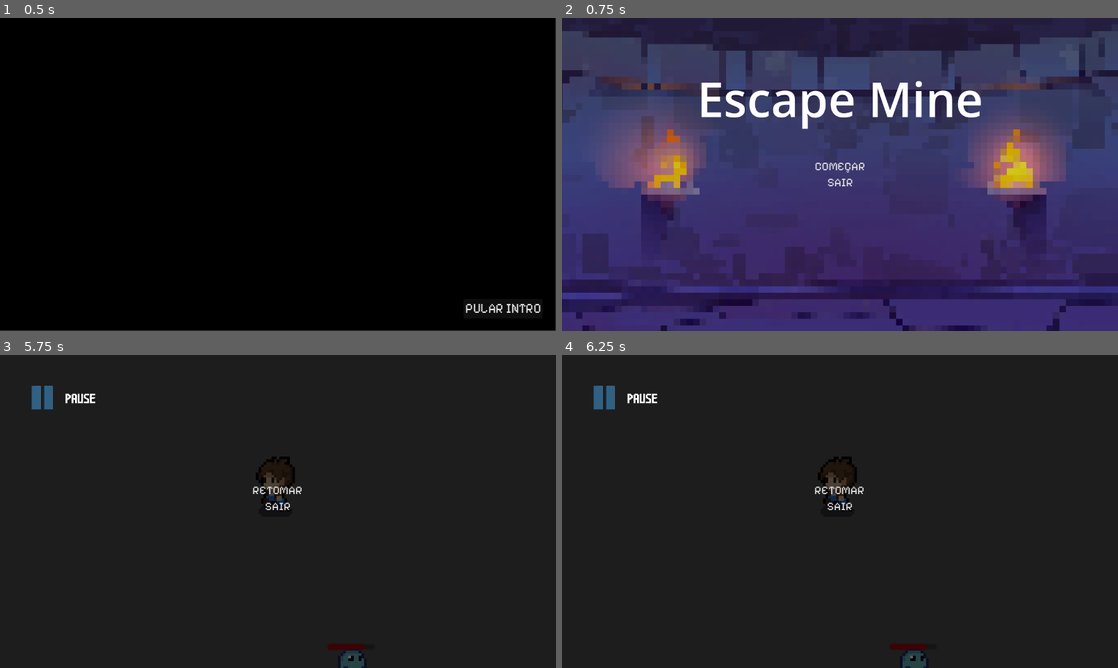
Above: before the commit, frames 1-4 (two rows, left to right).
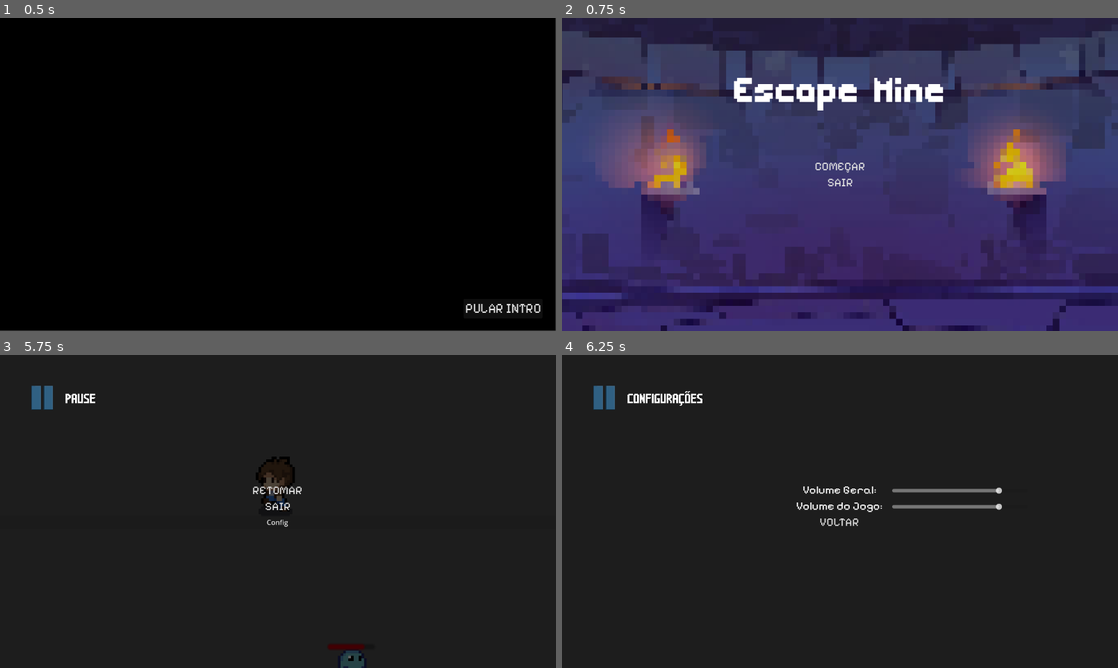
Above: after the commit, the same moments.

Repository: BellaFGS/EscapeMine
Game: Godot game, scene res://telas/intro_video.tscn
Two runs of this game, one before a commit and one after it. Both use one fixed random seed, a clock stepped at 60 frames per second and the inputs below. Video files are missing from this copy of the repository; at most half a second of black plays in their place.
Inputs (mouse positions are in pixels of both pictures, inside the frame that each line leads up to):
- Up to frame 1 (0.5 s): no input
- Up to frame 2 (0.75 s): click "PULAR INTRO" at 0.5 s
- Up to frame 3 (5.75 s): click "COMEÇAR" at 1.25 s; move the mouse to (400, 495) at 2.02 s; hold D (right) 2.03-2.78 s; click (400, 495) at 2.1 s; move the mouse to (166, 527) at 2.77 s; hold S (down) 2.78-3.53 s; click (166, 527) at 2.85 s; move the mouse to (333, 442) at 3.52 s; hold D (right) 3.53-4.28 s; click (333, 442) at 3.6 s; move the mouse to (250, 574) at 4.27 s; hold Up (up) 4.28-5.03 s; click (250, 574) at 4.35 s; move the mouse to (444, 558) at 5.02 s; hold A (left) from 5.03 s (still down); click (444, 558) at 5.1 s; tap Escape (ui_cancel) at 5.65 s
- Up to frame 4 (6.25 s): release A (left) at 5.75 s; click (840, 520) at 5.75 s, where only the run after the commit has a clickable "Config"

Frame 1 is identical in both runs. In frame 2, 3.0% of the frame differs, in the area x 25-76%, y 19-36%; in frame 3, less than 0.1%; in frame 4, 1.9%.

Commit message:
sons e tela de config

Diff:
--- /dev/null
+++ b/escape-mine/scripts/tela_config.gd
@@ -0,0 +1,21 @@
+extends CanvasLayer
+
+
+@onready var musica_fundo: AudioStreamPlayer2D = $musica_fundo
+@onready var ctr_geral: HSlider = $ctr_geral
+
+# Called when the node enters the scene tree for the first time.
+func _ready() -> void:
+	pass # Replace with function body.
+
+
+# Called every frame. 'delta' is the elapsed time since the previous frame.
+func _process(delta: float) -> void:
+	pass
+
+func _on_btn_voltar_pressed() -> void:
+	get_tree().paused = false
+	visible = false
+
+func _on_ctr_geral_value_changed(value: float) -> void:
+	musica_fundo.volume_db = value
--- a/escape-mine/scripts/tela_pause.gd
+++ b/escape-mine/scripts/tela_pause.gd
@@ -22,3 +22,7 @@
 
 func _on_btn_sair_pressed() -> void:
 	get_tree().quit()
+
+func _on_btn_config_pressed() -> void:
+	get_tree().paused = false
+	get_tree().change_scene_to_file("res://telas/tela_config.tscn")
--- /dev/null
+++ b/escape-mine/telas/tela_config.tscn
@@ -0,0 +1,97 @@
+[gd_scene format=3 uid="uid://dtl4pntx6ekjs"]
+
+[ext_resource type="Script" uid="uid://brev50rvm7hfi" path="res://scripts/tela_config.gd" id="1_lgoop"]
+[ext_resource type="Theme" uid="uid://b31pt65ykruq8" path="res://telas/Temas/new_theme.tres" id="2_76fbb"]
+[ext_resource type="FontFile" uid="uid://cbi0bu6cyx80o" path="res://telas/Temas/PixelifySans-VariableFont_wght.ttf" id="2_78uk1"]
+[ext_resource type="Texture2D" uid="uid://yaay6v72jgqh" path="res://sprites/artes/btn Pause.png" id="3_78uk1"]
+[ext_resource type="FontFile" uid="uid://bthhehoyceric" path="res://telas/Temas/Sonic Advanced 2.ttf" id="4_8huyt"]
+[ext_resource type="AudioStream" uid="uid://cm1bc40ay1skt" path="res://sounds/sons_gameplay/musica_de_fundo.mp3" id="5_p3w5a"]
+
+[node name="Tela_Config" type="CanvasLayer" unique_id=1788756212]
+process_mode = 3
+script = ExtResource("1_lgoop")
+
+[node name="fundo_tela" type="ColorRect" parent="." unique_id=1125106746]
+anchors_preset = 15
+anchor_right = 1.0
+anchor_bottom = 1.0
+grow_horizontal = 2
+grow_vertical = 2
+color = Color(0, 0, 0, 0.61960787)
+
+[node name="Menu" type="VBoxContainer" parent="." unique_id=99307723]
+anchors_preset = 14
+anchor_top = 0.5
+anchor_right = 1.0
+anchor_bottom = 0.5
+offset_left = -1.0
+offset_top = -65.0
+offset_right = -1.0
+offset_bottom = 40.0
+grow_horizontal = 2
+grow_vertical = 2
+
+[node name="Label" type="Label" parent="Menu" unique_id=796166915]
+layout_mode = 2
+size_flags_horizontal = 4
+theme_override_fonts/font = ExtResource("2_78uk1")
+theme_override_font_sizes/font_size = 27
+text = "Volume Geral:"
+
+[node name="Label2" type="Label" parent="Menu" unique_id=405205841]
+layout_mode = 2
+size_flags_horizontal = 4
+theme_override_fonts/font = ExtResource("2_78uk1")
+theme_override_font_sizes/font_size = 27
+text = "Volume do Jogo:"
+
+[node name="btn_voltar" type="Button" parent="Menu" unique_id=885510997]
+layout_mode = 2
+theme = ExtResource("2_76fbb")
+text = "VOLTAR"
+
+[node name="TextureRect" type="TextureRect" parent="." unique_id=201148708]
+offset_left = 66.0
+offset_top = 67.0
+offset_right = 126.0
+offset_bottom = 139.0
+texture = ExtResource("3_78uk1")
+
+[node name="Label" type="Label" parent="." unique_id=1565058819]
+offset_left = 151.0
+offset_top = 79.0
+offset_right = 221.0
+offset_bottom = 117.0
+theme_override_fonts/font = ExtResource("4_8huyt")
+theme_override_font_sizes/font_size = 32
+text = "CONFIGURAÇÕES"
+
+[node name="ctr_geral" type="HSlider" parent="." unique_id=10014624]
+offset_left = 760.0
+offset_top = 304.0
+offset_right = 1071.0
+offset_bottom = 320.0
+size_flags_horizontal = 4
+min_value = -80.0
+max_value = 20.0
+step = 0.01
+value = 1.0
+
+[node name="ctr_jogo" type="HSlider" parent="." unique_id=579234341]
+offset_left = 760.0
+offset_top = 341.0
+offset_right = 1071.0
+offset_bottom = 357.0
+size_flags_horizontal = 4
+min_value = -80.0
+max_value = 20.0
+step = 0.01
+value = 1.0
+
+[node name="musica_fundo" type="AudioStreamPlayer2D" parent="." unique_id=2116763259]
+stream = ExtResource("5_p3w5a")
+autoplay = true
+
+[connection signal="pressed" from="Menu/btn_voltar" to="." method="_on_btn_voltar_pressed"]
+[connection signal="value_changed" from="ctr_geral" to="." method="_on_ctr_geral_value_changed"]
+[connection signal="value_changed" from="ctr_jogo" to="." method="_on_ctr_geral_value_changed"]
--- a/escape-mine/telas/tela_inicial.tscn
+++ b/escape-mine/telas/tela_inicial.tscn
@@ -3,7 +3,7 @@
 [ext_resource type="Script" uid="uid://d2wfv4xd1rnd3" path="res://scripts/tela_inicial.gd" id="1_6hiqg"]
 [ext_resource type="Theme" uid="uid://b31pt65ykruq8" path="res://telas/Temas/new_theme.tres" id="1_xs8lk"]
 [ext_resource type="Texture2D" uid="uid://deaqmoxihdbuo" path="res://sprites/artes/FundoJogo.png" id="2_5sd8u"]
-[ext_resource type="FontFile" uid="uid://s1ji84wvit06" path="res://telas/CutePixel.ttf" id="4_5bdny"]
+[ext_resource type="FontFile" uid="uid://cyyjq5h0cbep8" path="res://telas/Temas/CutePixel.ttf" id="4_5bdny"]
 
 [node name="Tela_Inicial" type="CanvasLayer" unique_id=1788756212]
 script = ExtResource("1_6hiqg")
--- a/escape-mine/telas/tela_morte.tscn
+++ b/escape-mine/telas/tela_morte.tscn
@@ -2,7 +2,7 @@
 
 [ext_resource type="Script" uid="uid://bckj1qecdis5a" path="res://scripts/tela_morte.gd" id="1_hsgcq"]
 [ext_resource type="Theme" uid="uid://b31pt65ykruq8" path="res://telas/Temas/new_theme.tres" id="2_hsgcq"]
-[ext_resource type="FontFile" uid="uid://s1ji84wvit06" path="res://telas/CutePixel.ttf" id="3_hsgcq"]
+[ext_resource type="FontFile" uid="uid://bthhehoyceric" path="res://telas/Temas/Sonic Advanced 2.ttf" id="3_hsgcq"]
 
 [node name="Tela_Morte" type="CanvasLayer" unique_id=1788756212]
 process_mode = 3
--- a/escape-mine/telas/tela_pause.tscn
+++ b/escape-mine/telas/tela_pause.tscn
@@ -39,6 +39,10 @@
 theme = ExtResource("1_2qjsy")
 text = "SAIR"
 
+[node name="btn_config" type="Button" parent="Menu" unique_id=1010696268]
+layout_mode = 2
+text = "Config"
+
 [node name="TextureRect" type="TextureRect" parent="." unique_id=201148708]
 offset_left = 66.0
 offset_top = 67.0
@@ -57,3 +61,4 @@
 
 [connection signal="pressed" from="Menu/btn_retomar" to="." method="_on_btn_retomar_pressed"]
 [connection signal="pressed" from="Menu/btn_sair" to="." method="_on_btn_sair_pressed"]
+[connection signal="pressed" from="Menu/btn_config" to="." method="_on_btn_config_pressed"]
Not shown, added: escape-mine/scripts/tela_config.gd.uid
